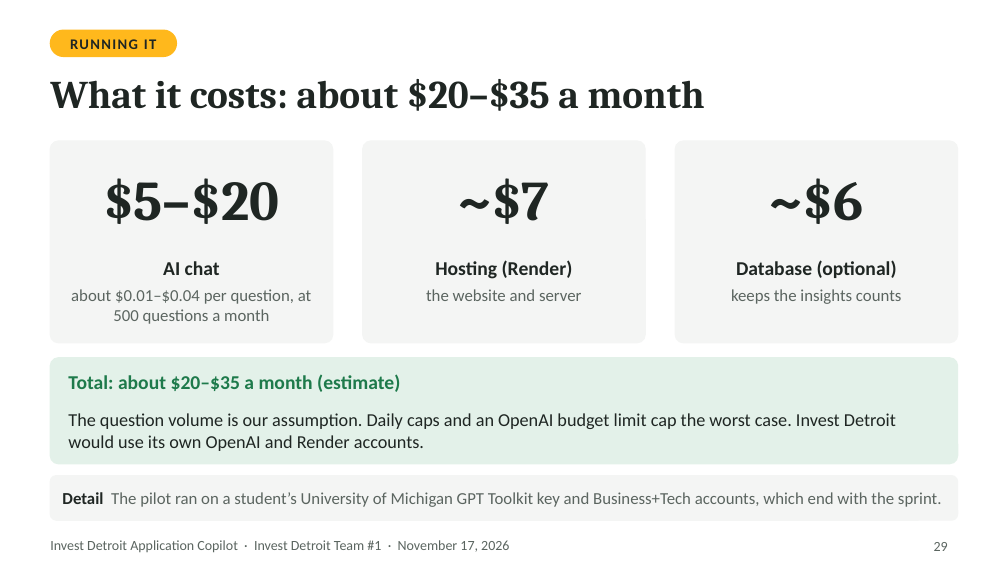
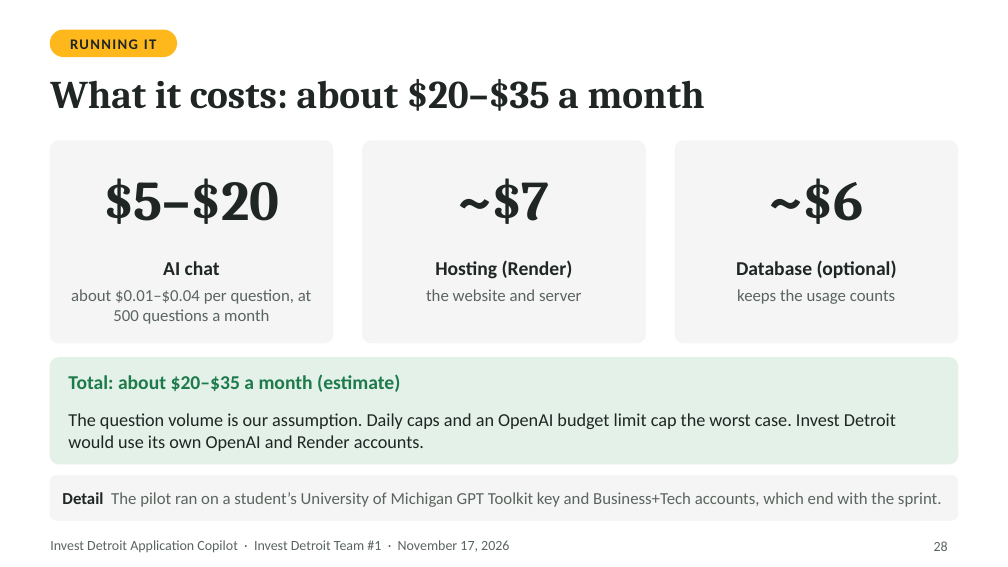
Before and after one commit to ojhnny/invest-detroit-application-copilot, a slide deck: slide 28 of docs/presentation/Invest-Detroit-Copilot-Client-Deck.pptx (slide 29 before the commit). Drawn at 1008x567 pixels with LibreOffice and Linux fonts; fonts in the diff are those of the drawing. Boxes give left, top, right and bottom in pixels: in the first picture for what was removed or moved away, otherwise in the second. Text is boxed around its words. In the diff, an @@ line names an element or a change of style, - is before the commit and + after.

```diff
--- a/docs/presentation/Invest-Detroit-Copilot-Client-Deck.pptx
+++ b/docs/presentation/Invest-Detroit-Copilot-Client-Deck.pptx
@@ text at [737, 289, 895, 304]: text changed @@
-keeps the insights counts
+keeps the usage counts
@@ page number at [934, 541, 948, 551]: text changed @@
-29
+28
```
Also in this commit, not shown: 7 other slides changed, 1 slide removed, 25 other files.
